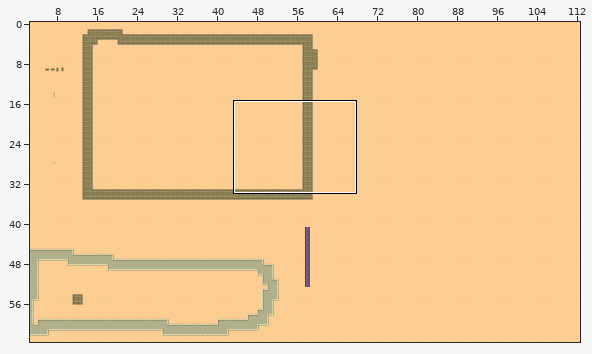
Two versions of a level (Tiled map (JSON), assets/tilemaps/gamemap.json). The first picture is a wide view before the edit; the outline marks the close-up.
Close-up. Before the edit:
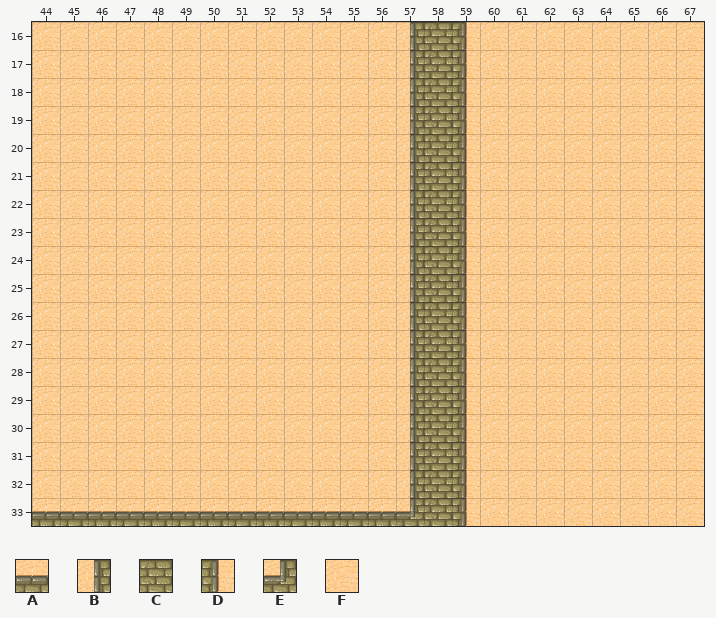
Cells are 32x32 px. Shown: x 44..67, y 16..33. The commit also changed other parts of the map, which this record leaves out.
Key: from "desert_spacing": A 1, B 8, C 9, D 10, E 28, F 29.
_ is an empty cell, # one hidden under a higher layer.
Layer "floor" before, first column x 44:
16 FFFFFFFFFFFFF###FFFFFFFF
17 FFFFFFFFFFFFF###FFFFFFFF
18 FFFFFFFFFFFFF###FFFFFFFF
19 FFFFFFFFFFFFF###FFFFFFFF
20 FFFFFFFFFFFFF###FFFFFFFF
21 FFFFFFFFFFFFF###FFFFFFFF
22 FFFFFFFFFFFFF###FFFFFFFF
23 FFFFFFFFFFFFF###FFFFFFFF
24 FFFFFFFFFFFFF###FFFFFFFF
25 FFFFFFFFFFFFF###FFFFFFFF
26 FFFFFFFFFFFFF###FFFFFFFF
27 FFFFFFFFFFFFF###FFFFFFFF
28 FFFFFFFFFFFFF###FFFFFFFF
29 FFFFFFFFFFFFF###FFFFFFFF
30 FFFFFFFFFFFFF###FFFFFFFF
31 FFFFFFFFFFFFF###FFFFFFFF
32 FFFFFFFFFFFFF###FFFFFFFF
33 ################FFFFFFFF
Layer "bg1" before, first column x 44:
16 _____________BCD________
17 _____________BCD________
18 _____________BCD________
19 _____________BCD________
20 _____________BCD________
21 _____________BCD________
22 _____________BCD________
23 _____________BCD________
24 _____________BCD________
25 _____________BCD________
26 _____________BCD________
27 _____________BCD________
28 _____________BCD________
29 _____________BCD________
30 _____________BCD________
31 _____________BCD________
32 _____________BCD________
33 AAAAAAAAAAAAAECD________
The result:
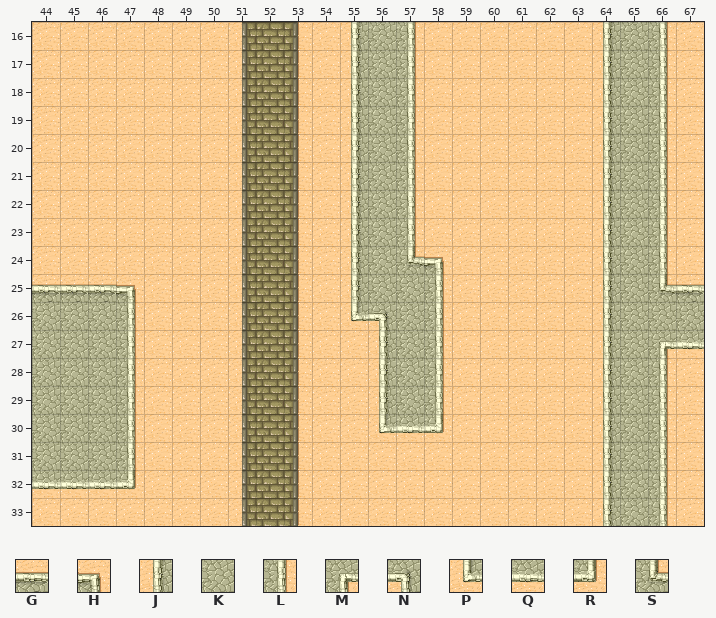
Further tiles: from "desert_spacing": G 25, H 26, J 32, K 33, L 34, M 35, N 36, P 40, Q 41, R 42, S 43.
Changes in this commit:
Changed rows in their new state; . is an unchanged cell.
Layer "floor":
first column x 44:
16 .......BCD.JKL......JKL.
17 .......BCD.JKL......JKL.
18 .......BCD.JKL......JKL.
19 .......BCD.JKL......JKL.
20 .......BCD.JKL......JKL.
21 .......BCD.JKL......JKL.
22 .......BCD.JKL......JKL.
23 .......BCD.JKL......JKL.
24 .......BCD.JKSH.....JKL.
25 GGGH...BCD.JKKL.....JKSG
26 KKKL...BCD.PNKL.....JKKK
27 KKKL...BCD..JKL.....JKMQ
28 KKKL...BCD..JKL.....JKL.
29 KKKL...BCD..JKL.....JKL.
30 KKKL...BCD..PQR.....JKL.
31 KKKL...BCD..........JKL.
32 QQQR...BCD..........JKL.
33 .......BCD..........JKL.
Layer "bg1" (removed):
first column x 44:
16 .............___
17 .............___
18 .............___
19 .............___
20 .............___
21 .............___
22 .............___
23 .............___
24 .............___
25 .............___
26 .............___
27 .............___
28 .............___
29 .............___
30 .............___
31 .............___
32 .............___
33 ________________
